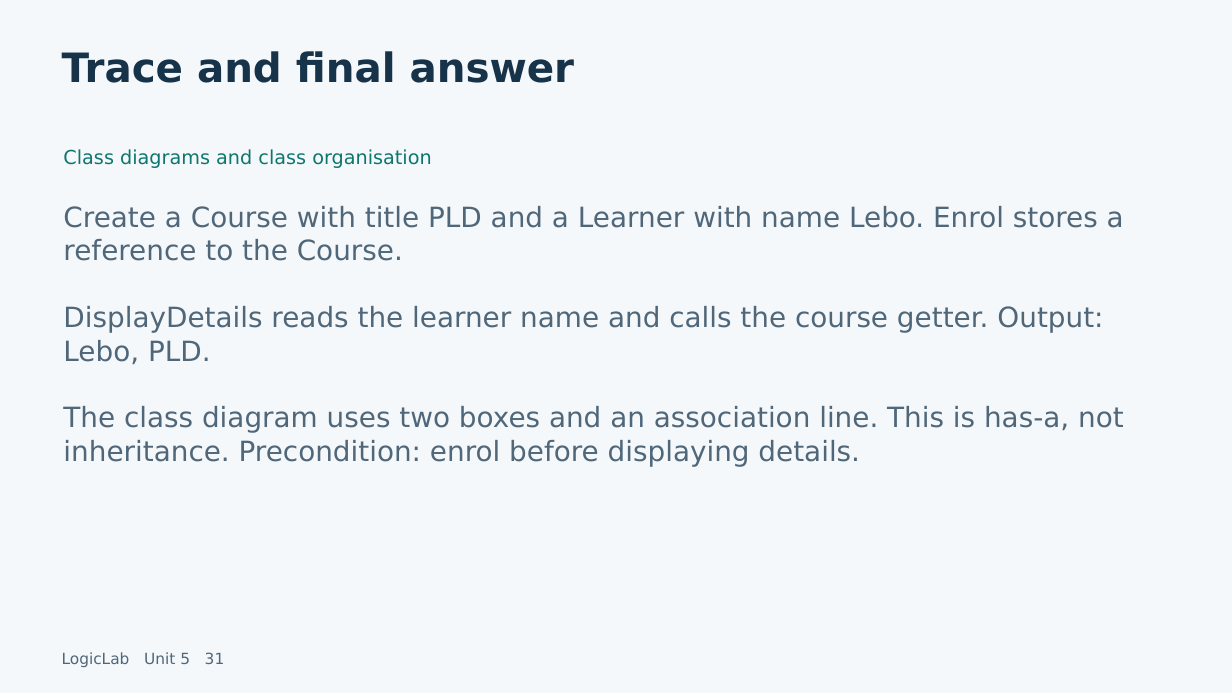
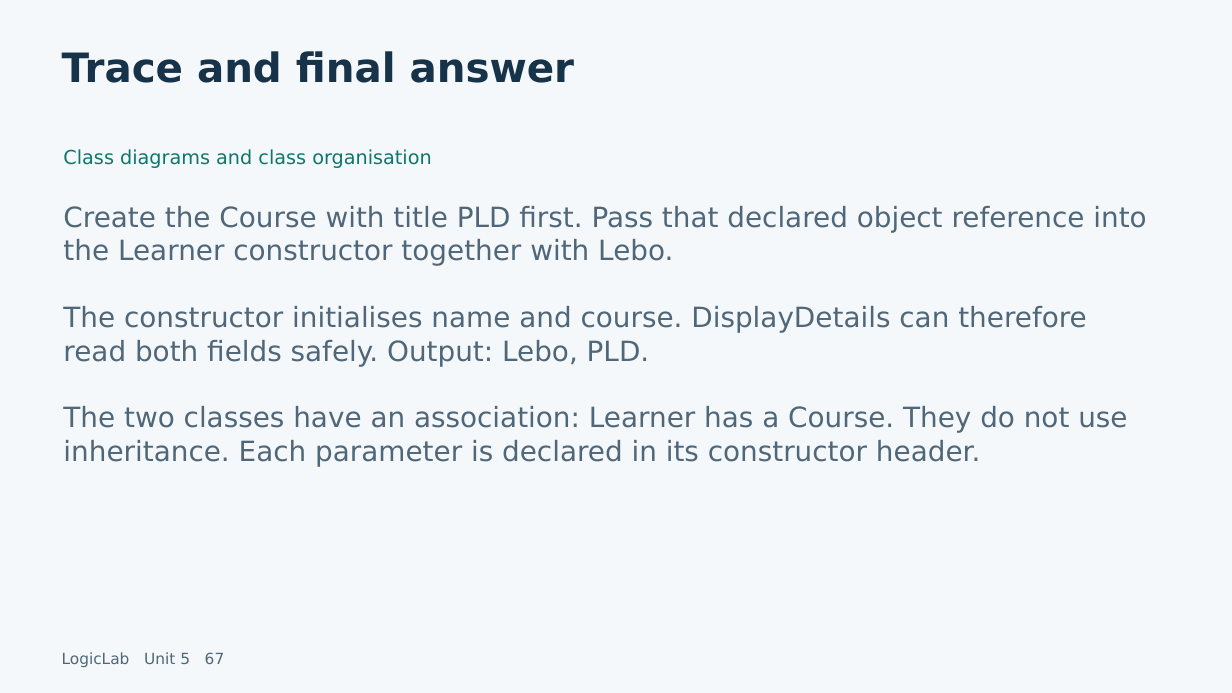
Before and after one commit to LEFA-2329/lefa-portfolio., a slide deck: slide 67 of dist/learn/downloads/logiclab-unit-5.pptx (slide 31 before the commit). Drawn at 1232x693 pixels with LibreOffice and Linux fonts; fonts in the diff are those of the drawing. Boxes give left, top, right and bottom in pixels: in the first picture for what was removed or moved away, otherwise in the second. Text is boxed around its words. In the diff, an @@ line names an element or a change of style, - is before the commit and + after.

```diff
--- a/dist/learn/downloads/logiclab-unit-5.pptx
+++ b/dist/learn/downloads/logiclab-unit-5.pptx
@@ text at [63, 206, 1146, 467]: text changed @@
-Create a Course with title PLD and a Learner with name Lebo. Enrol stores a reference to the Course.
-DisplayDetails reads the learner name and calls the course getter. Output: Lebo, PLD.
-The class diagram uses two boxes and an association line. This is has-a, not inheritance. Precondition: enrol before displaying details.
+Create the Course with title PLD first. Pass that declared object reference into the Learner constructor together with Lebo.
+The constructor initialises name and course. DisplayDetails can therefore read both fields safely. Output: Lebo, PLD.
+The two classes have an association: Learner has a Course. They do not use inheritance. Each parameter is declared in its constructor header.
@@ text at [62, 652, 225, 667]: text changed @@
-LogicLab Unit 5 31
+LogicLab Unit 5 67
```
Also in this commit, not shown: 36 other slides changed, 41 slides added, 13 other files.
